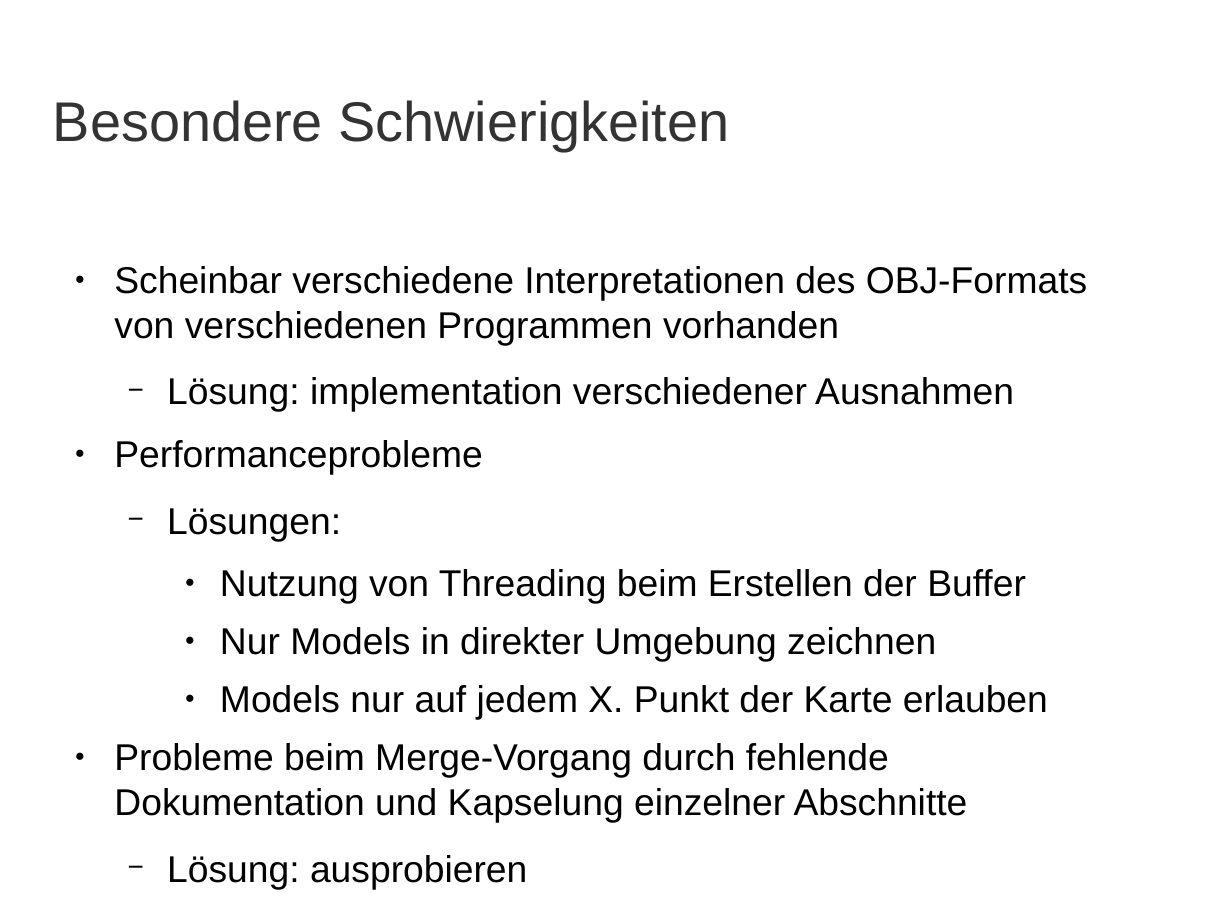
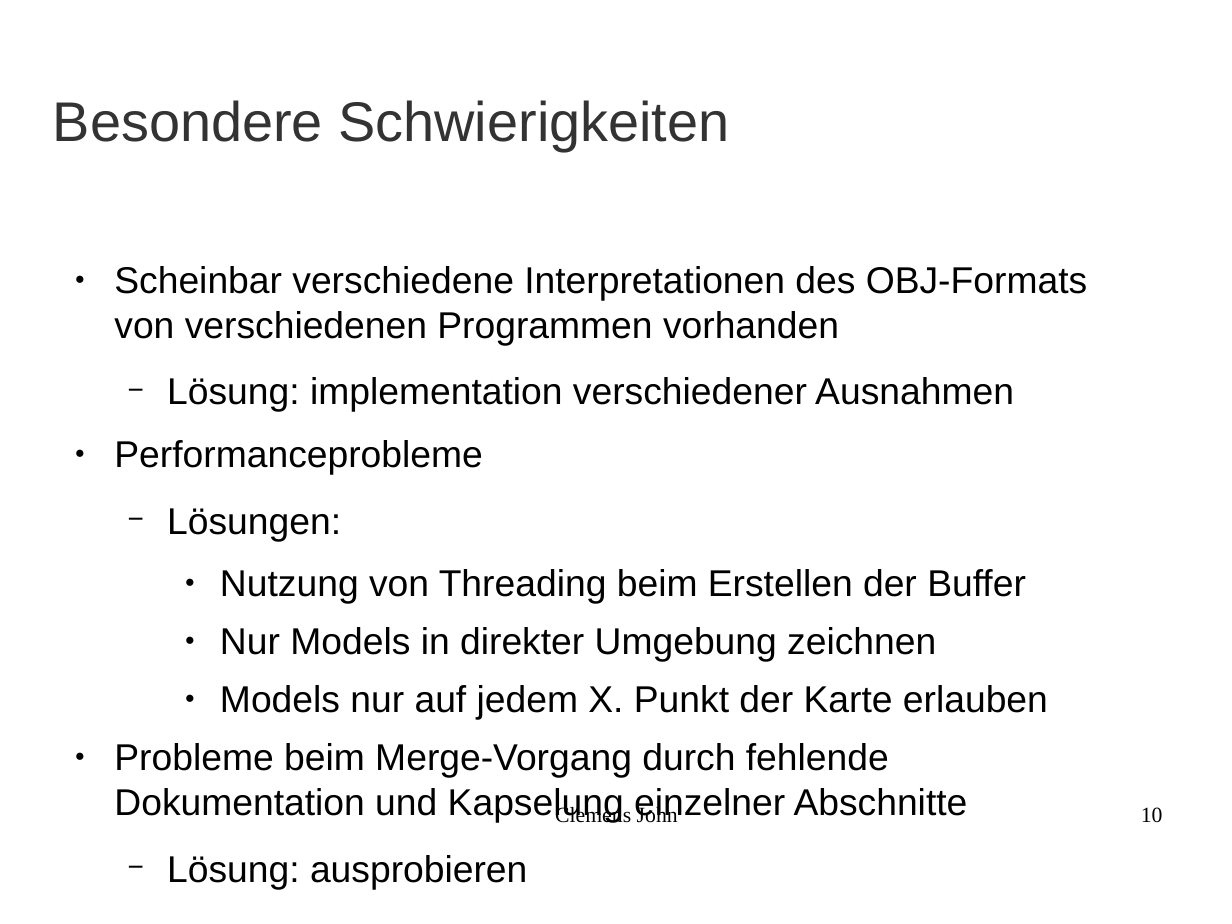
Before and after one commit to cgPrak12/Praktikum, a slide deck: slide 10 of praesentation/praesentation.odp (slide 9 before the commit). Drawn at 1232x924 pixels with LibreOffice and Linux fonts; fonts in the diff are those of the drawing; background and template pictures are left out. Boxes give left, top, right and bottom in pixels: in the first picture for what was removed or moved away, otherwise in the second. Text is boxed around its words. In the diff, an @@ line names an element or a change of style, - is before the commit and + after.

```diff
--- a/praesentation/praesentation.odp
+++ b/praesentation/praesentation.odp
@@ text added at [555,805,678,823], 14 pt, text #000000 @@
+Clemens John
@@ page number added at [1141,807,1163,823], 14 pt, text #000000 @@
+10
```
Also in this commit, not shown: 8 other slides changed, 1 slide added, 1 other file.
